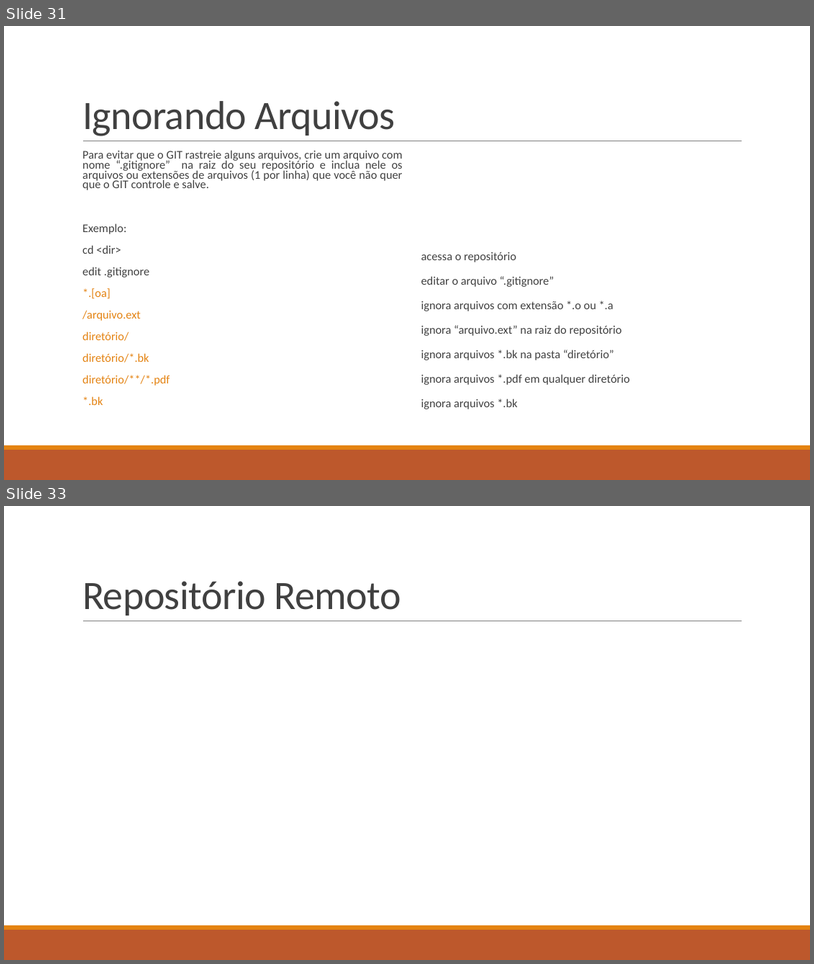
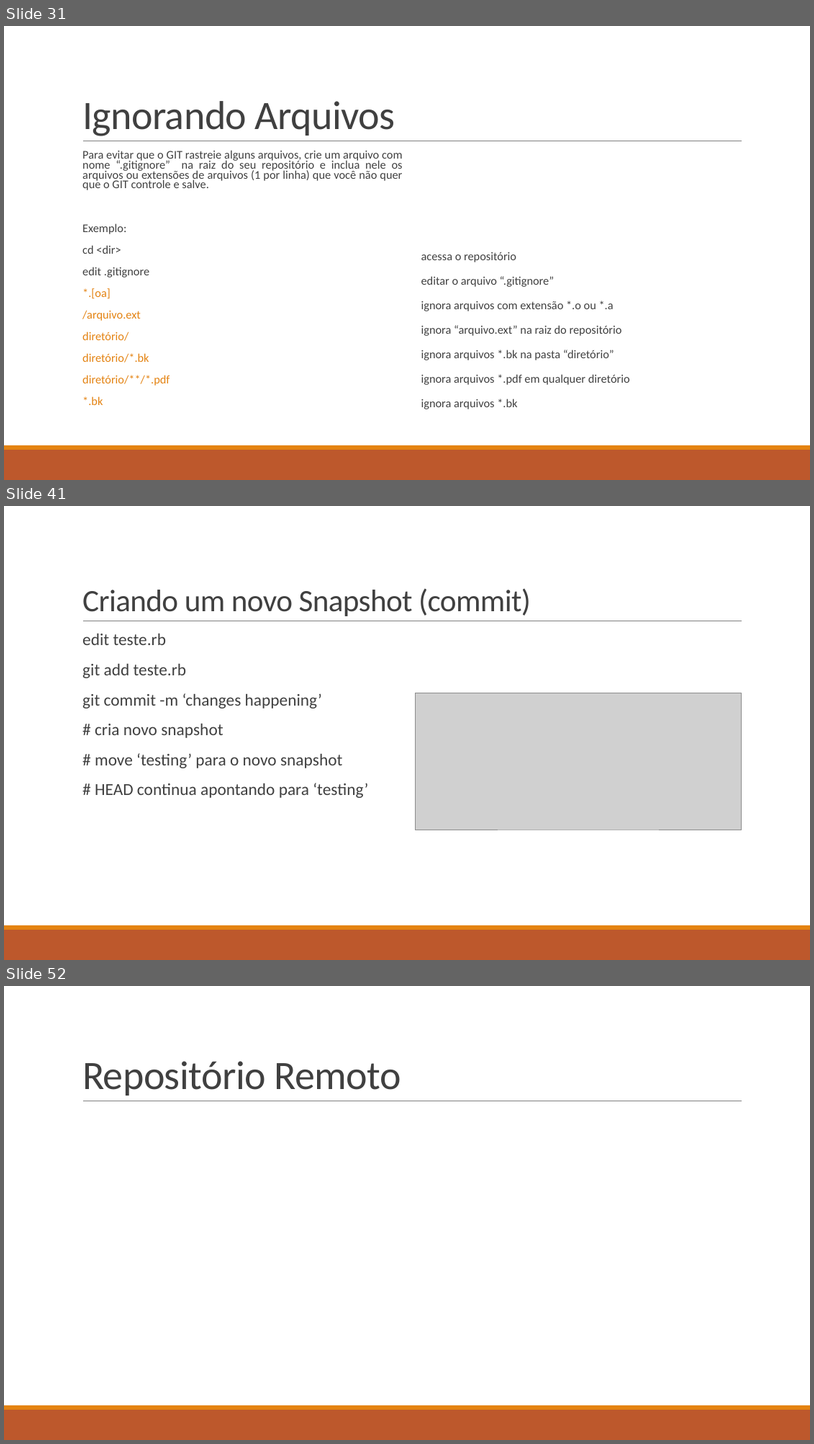
Before and after one commit to ekson73/Docs, a slide deck: Projeto VEK - GIT 4 VEK.pptx. Shown one above the other, each under a label of ours: slides 31 and 33 before the commit, slides 31, 41 and 52 after it; the slides between them are not shown. The pictures are 814x964 and 814x1444 pixels, drawn with LibreOffice and Linux fonts; fonts in the diff are those of the drawing; grey boxes stand for pictures. Boxes give left, top, right and bottom in pixels: in the first picture for what was removed or moved away, otherwise in the second. Text is boxed around its words. In the diff, an @@ line names an element or a change of style, - is before the commit and + after.

```diff
--- a/Projeto VEK - GIT 4 VEK.pptx
+++ b/Projeto VEK - GIT 4 VEK.pptx
@@ slide 41 added at (4, 506, 810, 960), background #FFFFFF; not listed: 3 template elements that a slide beside it also shows @@
@@ title added at (82, 589, 531, 616), 37 pt, text #404040 @@
+Criando um novo Snapshot (commit)
@@ text added at (82, 633, 368, 798), 20 pt, text #404040 @@
+  edit teste.rb
+  git add teste.rb
+  git commit -m ‘changes happening’
+  # cria novo snapshot
+  # move ‘testing’ para o novo snapshot
+  # HEAD continua apontando para ‘testing’
@@ picture added at (415, 693, 742, 829) @@
@@ what was slide 33 is now slide 52 @@
```
Also in this commit, not shown: 3 slides changed, 18 other slides added, 2 other files.
